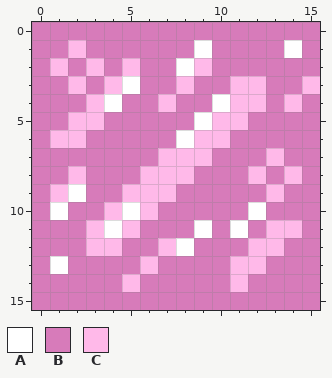
One commit to this pixel-art sprite: source/core/assets/images/ice_2.png. Above: the version before the commit.
The file is 16x16 pixels.
Palette (. is transparent): A #ffffff  B #d77bba  C #ffb9e9
After:
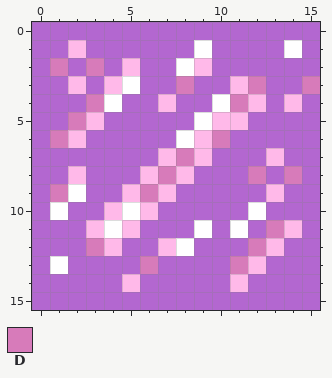
Colours new in this view: D #d77bba
Log entry: new ice and snow tiles
From old to new:
@@ palette @@
-B #d77bba
+B #b367d0
@@ x 0..15 @@
  1 BBCBBBBBBABBBBAB
- 2 BCBCBCBBACBBBBBB
- 3 BBCBCABBCBBCCBBC
- 4 BBBCABBCBBACCBCB
- 5 BBCCBBBBBACCBBBB
- 6 BCCBBBBBACCBBBBB
- 7 BBBBBBBCCCBBBCBB
- 8 BBCBBBCCCBBBCBCB
- 9 BCABBCCCBBBBBCBB
+ 2 BDBDBCBBACBBBBBB
+ 3 BBCBCABBDBBCDBBD
+ 4 BBBDABBCBBADCBCB
+ 5 BBDCBBBBBACCBBBB
+ 6 BDCBBBBBACDBBBBB
+ 7 BBBBBBBCDCBBBCBB
+ 8 BBCBBBCDCBBBDBDB
+ 9 BDABBCDCBBBBBCBB
 10 BABBCACBBBBBABBB
-11 BBBCACBBBABABCCB
-12 BBBCCBBCABBBCCBB
-13 BABBBBCBBBBCCBBB
+11 BBBCACBBBABABDCB
+12 BBBDCBBCABBBDCBB
+13 BABBBBDBBBBDCBBB
 14 BBBBBCBBBBBCBBBB
